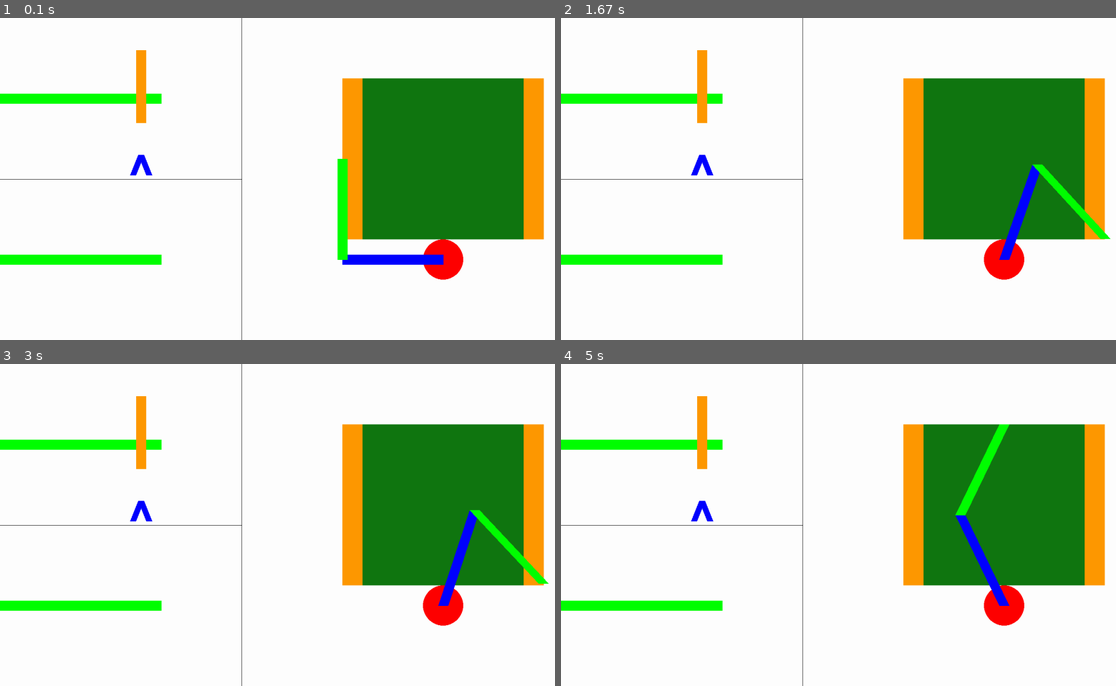
Above: before the commit, frames 1-4 (two rows, left to right).
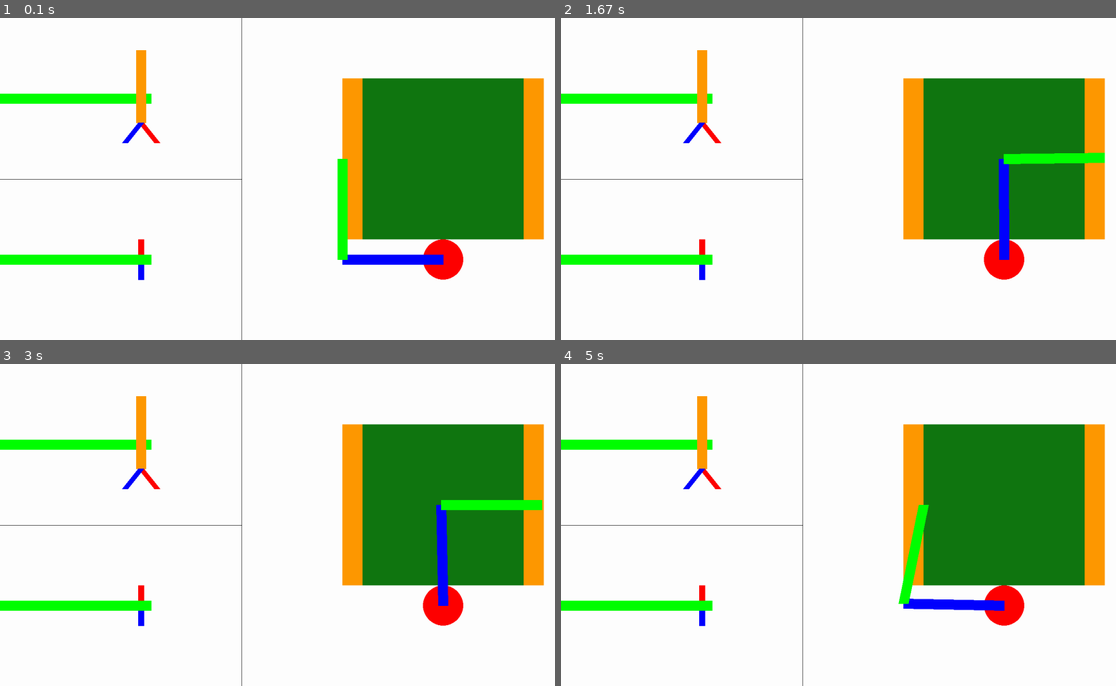
Above: after the commit, the same moments.

Repository: XCoret/R2-MINO
Game: pygame game, started from code/pygameSimulation.py
Two runs of this game, one before a commit and one after it. Both use one fixed random seed, a clock stepped at 60 frames per second and the inputs below.
Inputs:
- Up to frame 1 (0.1 s): no input
- Up to frame 2 (1.67 s): hold Right 0.33-0.8 s; hold Up 0.83-1.13 s; hold Right 1.17-1.63 s
- Up to frame 3 (3 s): hold Left 1.67-2.2 s; hold Down 2.23-2.53 s; hold Left 2.57-2.97 s
- Up to frame 4 (5 s): hold Up 3-3.37 s; hold Right 3.4-4.03 s; hold Down 4.07-4.43 s; hold Right from 4.97 s (still down)

The runs differ from the first frame. In frame 1, 0.5% of the frame differs, in the area x 21-30%, y 23-82%; in frame 2, 2.5%; in frame 3, 2.6%; in frame 4, 2.8%, in the area x 21-81%, y 18-82%.

Commit message:
coses de tools

Diff:
--- a/code/pygameSimulation.py
+++ b/code/pygameSimulation.py
@@ -52,7 +52,18 @@
 maxDegreeC = 180
 radiusC = 20 ##mm
 
-autoRun = True
+maxHeight = 60
+minHeight =140
+isDown = False
+
+minOpening = 20
+maxOpening = 40
+
+actualOpening = maxOpening
+
+actualHeight = maxHeight
+
+autoRun = False
 
 count_test = 0
 setIdle = False
@@ -66,7 +77,14 @@
 degreeA, degreeB = mov.idlePosition()
 next_degreeA = degreeA
 next_degreeB = degreeB
-
+armAReady = False
+armBReady = False
+
+hasStartedCatch = False
+hasStartedDrop = False
+
+#printLiftTool(True)
+#printOpenedTool(True)
 
 
 ## FUNCTIONS ##
@@ -89,6 +107,25 @@
 
     return x, y
 
+def test3 (count_test):
+    global hasStartedCatch
+    global hasStartedDrop
+    if(count_test == 0):
+        goTo(-22,44, False)
+        hasStartedCatch = True
+    elif(count_test == 1):
+        goTo(10,35, False)
+        hasStartedDrop = True
+    elif(count_test == 2):
+        goTo(10,35, True)
+
+def goTo(goX, goY, isIdle):
+    global next_degreeA
+    global next_degreeB
+    if isIdle:
+        next_degreeA, next_degreeB = resetDegrees()
+    else:
+        next_degreeA, next_degreeB = mov.calculate_movement(goX, goY)
 
 def drawTable():
     pygame.draw.rect(pWindow,greenTable,(baseX-round(tableSide/2),baseY-(tableSide + baseRadius), tableSide, tableSide))
@@ -111,25 +148,97 @@
     pygame.draw.line(pWindow, black, (0,heightRow), (widthColumn, heightRow))
 
 def printFirstCell():
-    pygame.draw.line(pWindow, green, (400-(lenghtB*2),heightRow/2), (400,heightRow/2), widthB)
+    pygame.draw.line(pWindow, green, (0,heightRow/2), (375,heightRow/2), widthB)
 
 def printSecondCell():
-    pygame.draw.line(pWindow, green, (400-(lenghtB*2),heightRow+(heightRow/2)), (400,heightRow+(heightRow/2)), widthB)
-
-def printClosedTool():
-    pygame.draw.line(pWindow, blue, (350,140+lengthC), (350+20,140+lengthC+50), 15)
-    pygame.draw.line(pWindow, blue, (350,140+lengthC), (350-20,140+lengthC+50), 15)
-
-def printOpenedTool():
-    pygame.draw.line(pWindow, blue, (350,140+lengthC), (350+40,140+lengthC+50), 15)
-    pygame.draw.line(pWindow, blue, (350,140+lengthC), (350-40,140+lengthC+50), 15)
-
-def printLiftTool(isLift):
-    if isLift:
-        pygame.draw.line(pWindow, orange, (350,80), (350,60+lengthC), widthB)
-    else:
-        pygame.draw.line(pWindow, orange, (350,160), (350,140+lengthC), widthB)
-
+    pygame.draw.line(pWindow, green, (0,heightRow+(heightRow/2)), (375,heightRow+(heightRow/2)), widthB)
+
+def printClosedTool(isLift):
+    if(isLift):
+        pygame.draw.line(pWindow, blue, (350,60+lengthC), (350+20,60+lengthC+50), 15)
+        pygame.draw.line(pWindow, blue, (350,60+lengthC), (350-20,60+lengthC+50), 15)
+    else:
+        pygame.draw.line(pWindow, blue, (350,140+lengthC), (350+20,140+lengthC+50), 15)
+        pygame.draw.line(pWindow, blue, (350,140+lengthC), (350-20,140+lengthC+50), 15)
+
+def printOpenedTool(isLift):
+    if(isLift):
+        pygame.draw.line(pWindow, blue, (350,60+lengthC), (350+40,60+lengthC+50), 15)
+        pygame.draw.line(pWindow, blue, (350,60+lengthC), (350-40,60+lengthC+50), 15)
+    else:
+        pygame.draw.line(pWindow, blue, (350,140+lengthC), (350+40,140+lengthC+50), 15)
+        pygame.draw.line(pWindow, blue, (350,140+lengthC), (350-40,140+lengthC+50), 15)
+
+def printLiftTool(actualHeight):
+    pygame.draw.line(pWindow, orange, (350,actualHeight+20), (350,actualHeight+lengthC), widthB)
+
+def printTool(actualHeight, actualOpening):
+    pygame.draw.line(pWindow, red, (350,actualHeight+lengthC), (350+actualOpening,actualHeight+lengthC+50), 15)
+    pygame.draw.line(pWindow, blue, (350,actualHeight+lengthC), (350-actualOpening,actualHeight+lengthC+50), 15)
+
+def printToolCell2():
+    pygame.draw.line(pWindow, blue, (350,lengthC+heightRow+50), (350,heightRow+(heightRow/2)), 15)
+    pygame.draw.line(pWindow, red, (350,lengthC+heightRow-50), (350,heightRow+(heightRow/2)), 15)
+
+def upTool():
+    global actualHeight
+    global isDown
+    if(actualHeight > maxHeight and isDown):
+        actualHeight -=0.05
+        return True
+    else:
+        isDown = False
+        return False
+
+def downTool():
+    global actualHeight
+    global isDown
+    if(actualHeight < minHeight and not isDown):
+        actualHeight +=0.05
+        return True
+    else:
+        isDown = True
+        return False
+
+def openTool():
+    global actualOpening
+    if(actualOpening < maxOpening):
+        actualOpening +=0.05
+        return True
+    else:
+        return False
+
+def closeTool():
+    global actualOpening
+    if(actualOpening > minOpening):
+        actualOpening -=0.05
+        return True
+    else:
+        return False
+
+def catch():
+    global hasStartedCatch
+    if downTool():
+        return True
+    elif closeTool():
+        return True
+    elif upTool():
+        return True
+    else:
+        hasStartedCatch = False
+        return False
+
+def drop():
+    global hasStartedDrop
+    if downTool():
+        return True
+    elif openTool():
+        return True
+    elif upTool():
+        return True
+    else:
+        hasStartedDrop = False
+        return False
 
 
 ## MAIN ##
@@ -146,10 +255,9 @@
     pygame.draw.line(pWindow, green, (round(AposX),round(AposY)), (round(BposX),round(BposY)), widthB)
 
     printFirstCell()
-
-    printLiftTool(True)
-    printClosedTool()
-
+    printLiftTool(actualHeight)
+    printTool(actualHeight, actualOpening)
+    printToolCell2()
     printSecondCell()
 
     for pEvent in pygame.event.get():
@@ -160,6 +268,9 @@
         elif pEvent.type == pygame.KEYDOWN:
             if pEvent.key == K_LEFT:
                 next_degreeA, next_degreeB = test2(count_test, setIdle)
+
+                hasStartedCatch = True
+                hasStartedDrop = True
                 if setIdle:
                     setIdle = False
                 else:
@@ -169,24 +280,37 @@
                 degreeA, degreeB = test1(count_test)
                 count_test +=1
             if pEvent.key == K_UP:
-                if degreeB<maxDegreeB:
-                    degreeB+=1
+                test3 (count_test)
+                count_test +=1
             elif pEvent.key == K_DOWN:
                 if degreeB>0:
                     degreeB-=1
         ## END KEY controls
 
 
-    if degreeA != next_degreeA:
+    if round(degreeA,2) != next_degreeA:
+        armAReady = False
         if(degreeA < next_degreeA):
             degreeA +=0.01
         else:
             degreeA -=0.01
-    if degreeB != next_degreeB:
+    else:
+
+        armAReady = True
+        #nex action
+    if round(degreeB,2) != next_degreeB:
+        armBReady = False
         if(degreeB < next_degreeB):
             degreeB +=0.01
         else:
             degreeB -=0.01
+    else:
+        armBReady = True
+
+    if armAReady and armBReady and hasStartedCatch:
+        catch()
+    if armAReady and armBReady and hasStartedDrop:
+        drop()
 
     pygame.display.update()
     #time.sleep(0.1)
